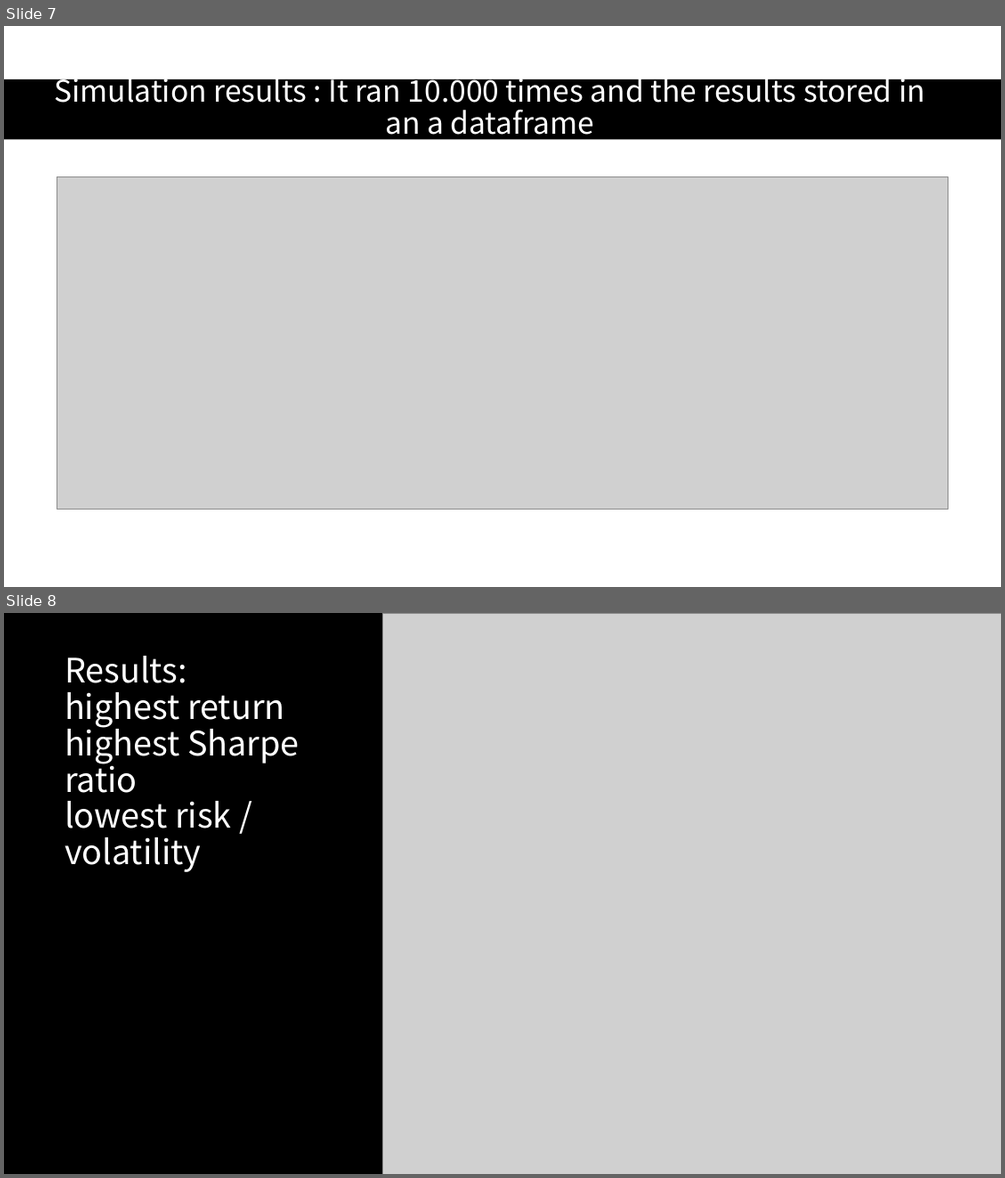
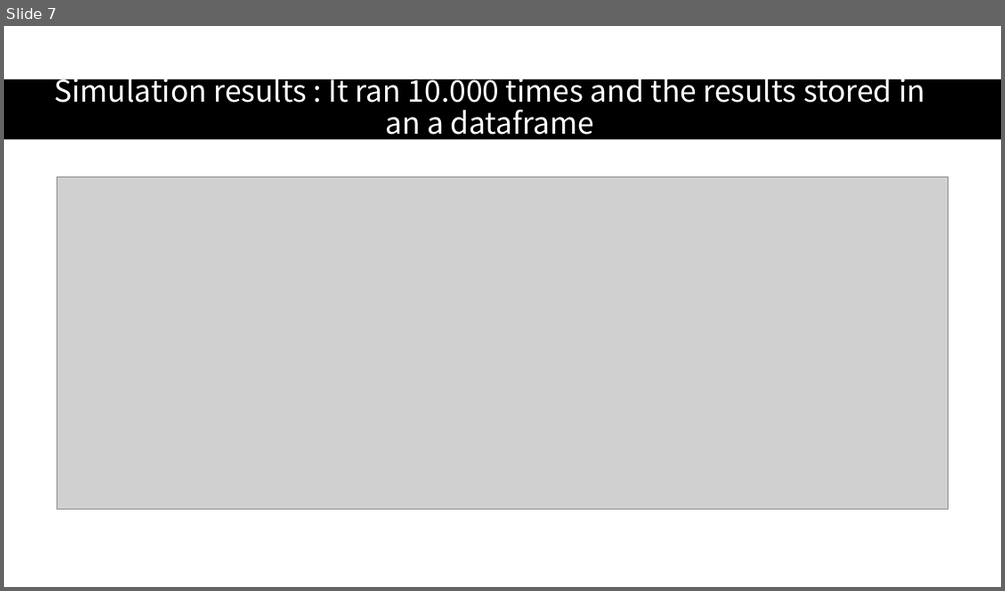
Before and after one commit to Shinan-tech/Final-Project_portfolio-optimization, a slide deck: Final Project_portfolio optimisation.pptx. Shown one above the other, each under a label of ours: slides 7 and 8 before the commit, slide 7 after it. The pictures are 1005x1178 and 1005x591 pixels, drawn with LibreOffice and Linux fonts; fonts in the diff are those of the drawing; grey boxes stand for pictures. Boxes give left, top, right and bottom in pixels: in the first picture for what was removed or moved away, otherwise in the second. Text is boxed around its words. In the diff, an @@ line names an element or a change of style, - is before the commit and + after.

```diff
--- a/Final Project_portfolio optimisation.pptx
+++ b/Final Project_portfolio optimisation.pptx
@@ slide 8 removed at (4, 613, 1001, 1174), background #000000 @@
@@ picture removed at (383, 613, 1001, 1174) @@
@@ title removed at (65, 656, 299, 872) @@
-Results:
-highest return
-highest Sharpe ratio
-lowest risk / volatility
```
Also in this commit, not shown: 6 slides changed, 3 slides added, 3 other files.
